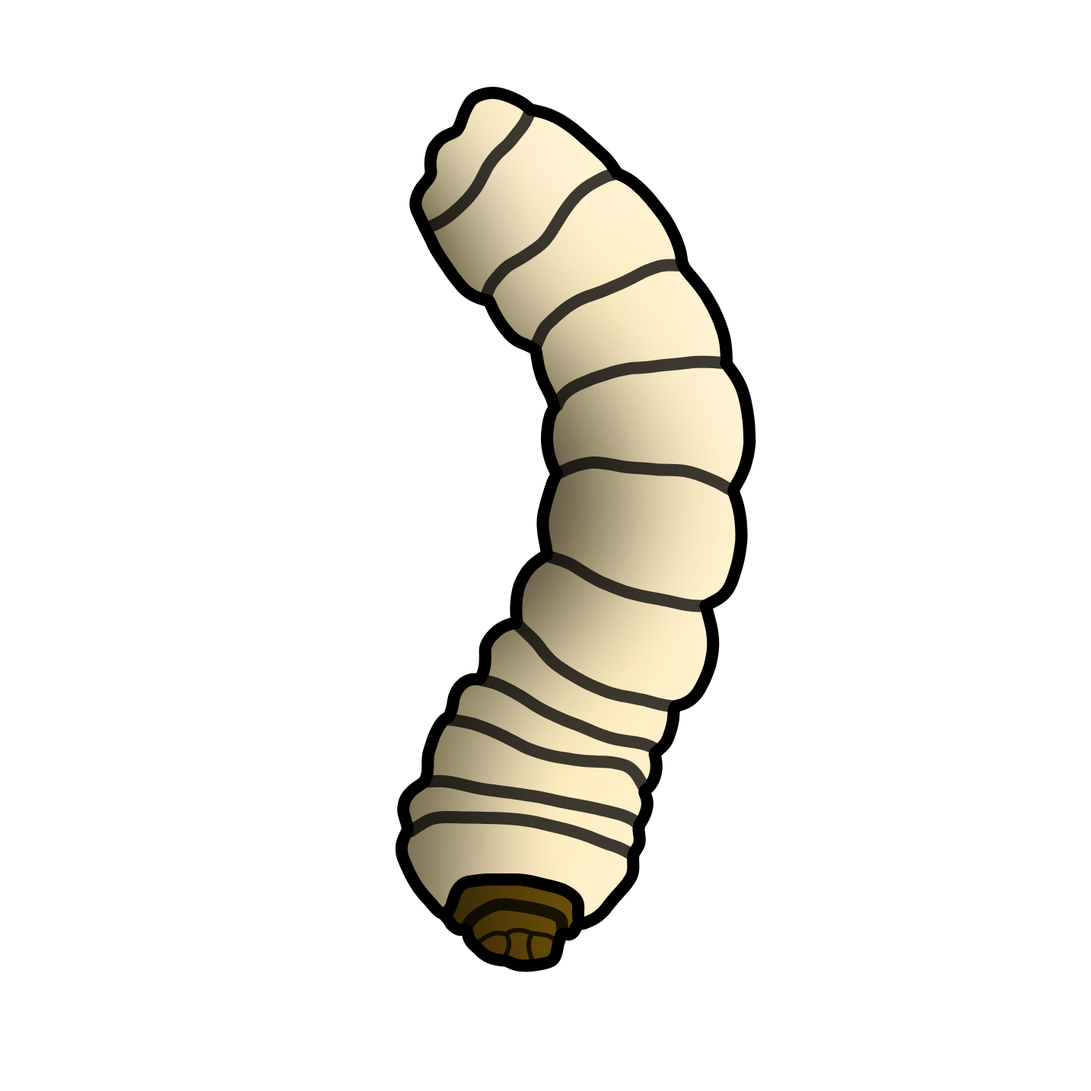
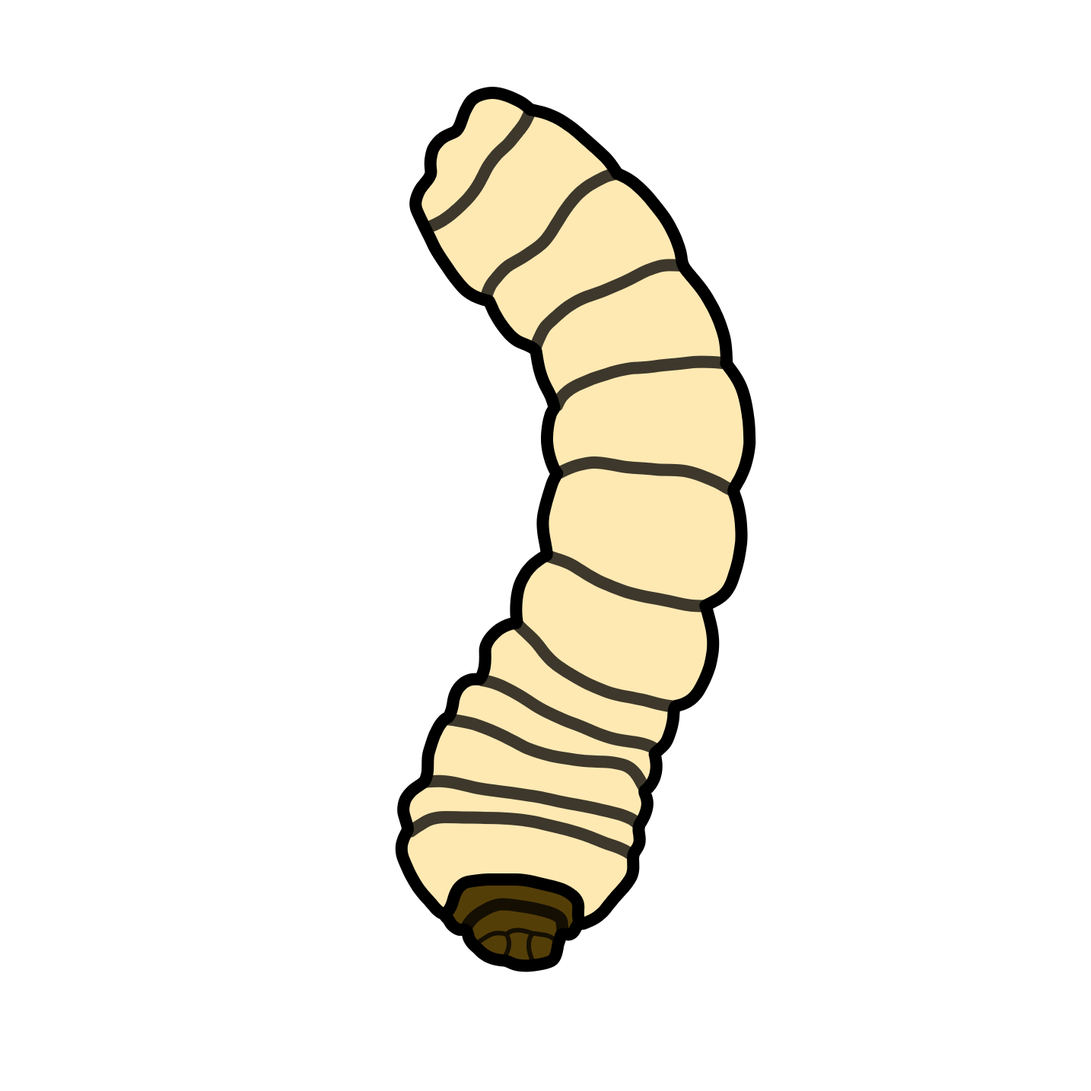
Layer changes from the first 1091 x 1091 image to the second:
painted on "Line art inner" over [407, 98, 745, 960]
painted on "Line art" over [407, 98, 745, 960]
hid "Highlight", painted on it over [407, 98, 745, 960]
hid "Shadow", painted on it over [407, 98, 745, 960]
painted on "Color" over [407, 98, 745, 960]
painted on "Background" over [407, 98, 745, 960]
